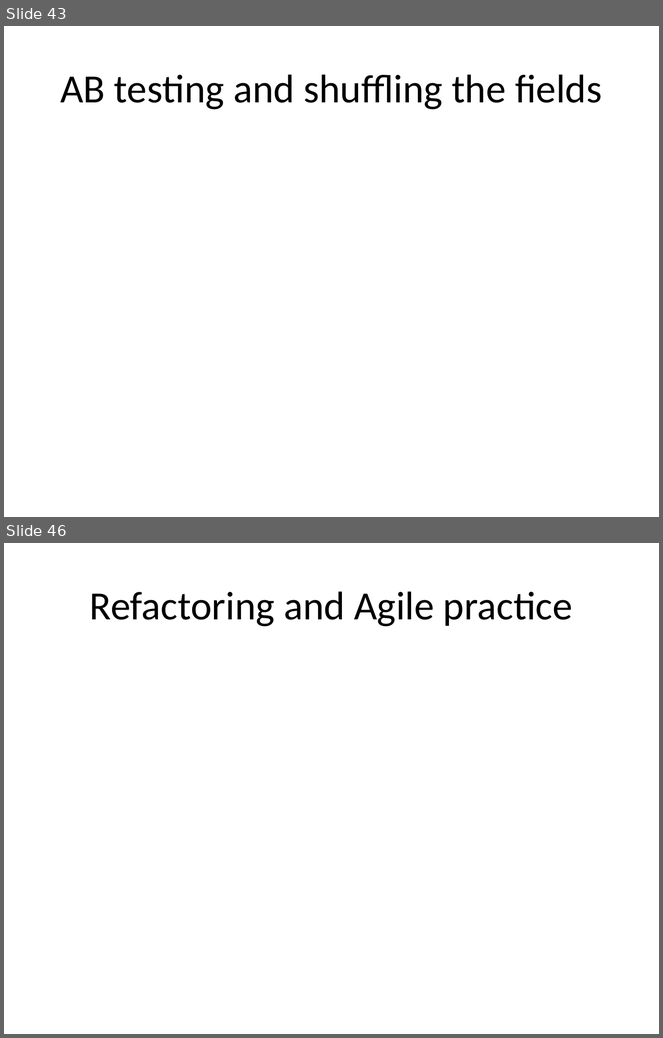
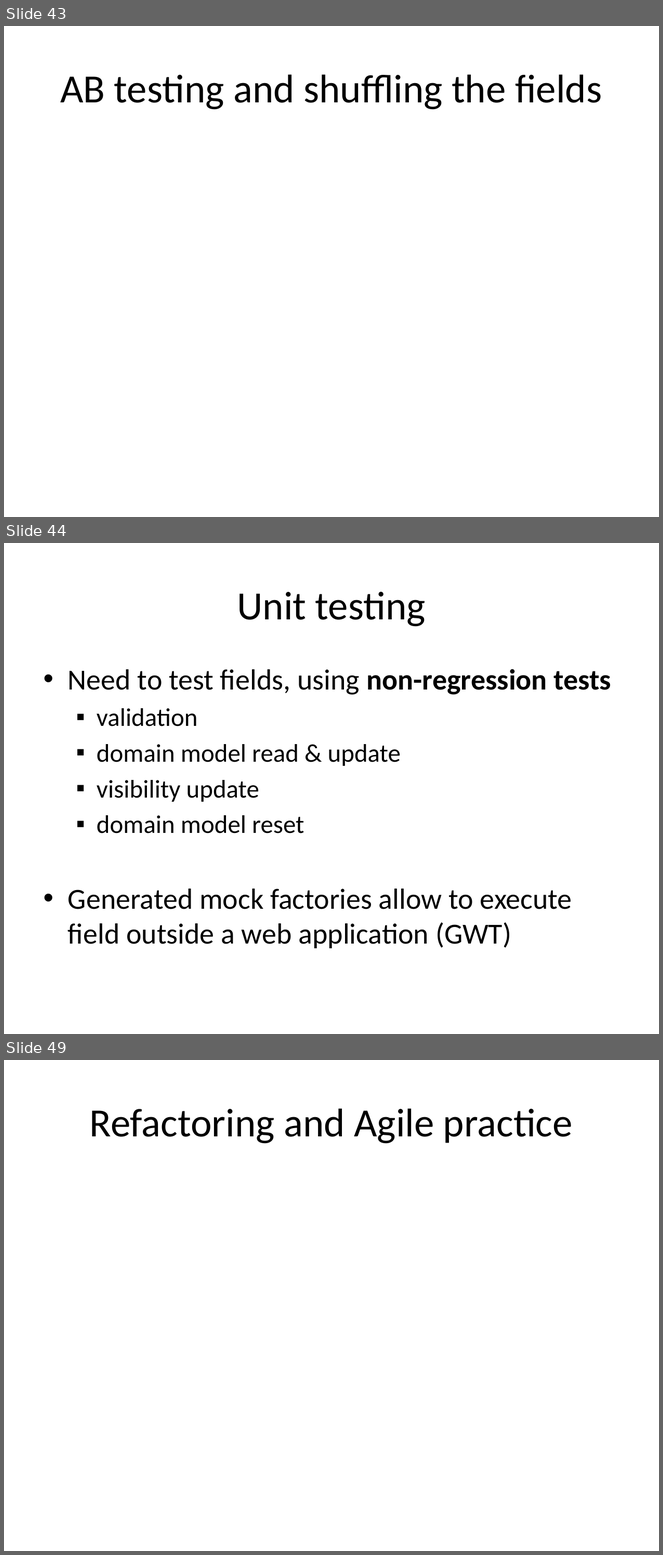
Before and after one commit to lesfurets/mdl4ui, a slide deck: mdl4ui-docs/mdl4ui_cg2013.pptx. Shown one above the other, each under a label of ours: slides 43 and 46 before the commit, slides 43, 44 and 49 after it; the slides between them are not shown. The pictures are 663x1038 and 663x1555 pixels, drawn with LibreOffice and Linux fonts; fonts in the diff are those of the drawing. Boxes give left, top, right and bottom in pixels: in the first picture for what was removed or moved away, otherwise in the second. Text is boxed around its words. In the diff, an @@ line names an element or a change of style, - is before the commit and + after.

```diff
--- a/mdl4ui-docs/mdl4ui_cg2013.pptx
+++ b/mdl4ui-docs/mdl4ui_cg2013.pptx
@@ slide 44 added at (4, 543, 659, 1034), background #FFFFFF @@
@@ title added at (237, 591, 426, 627), 44 pt, text #000000 @@
+Unit testing
@@ text added at (68, 669, 611, 949), 32 pt, text #000000 @@
+• Need to test fields, using non-regression tests
+  ▪ validation
+  ▪ domain model read & update
+  ▪ visibility update
+  ▪ domain model reset
+• Generated mock factories allow to execute field outside a web application (GWT)
@@ what was slide 46 is now slide 49 @@
```
Also in this commit, not shown: 2 slides changed, 2 other slides added, 1 other file.
